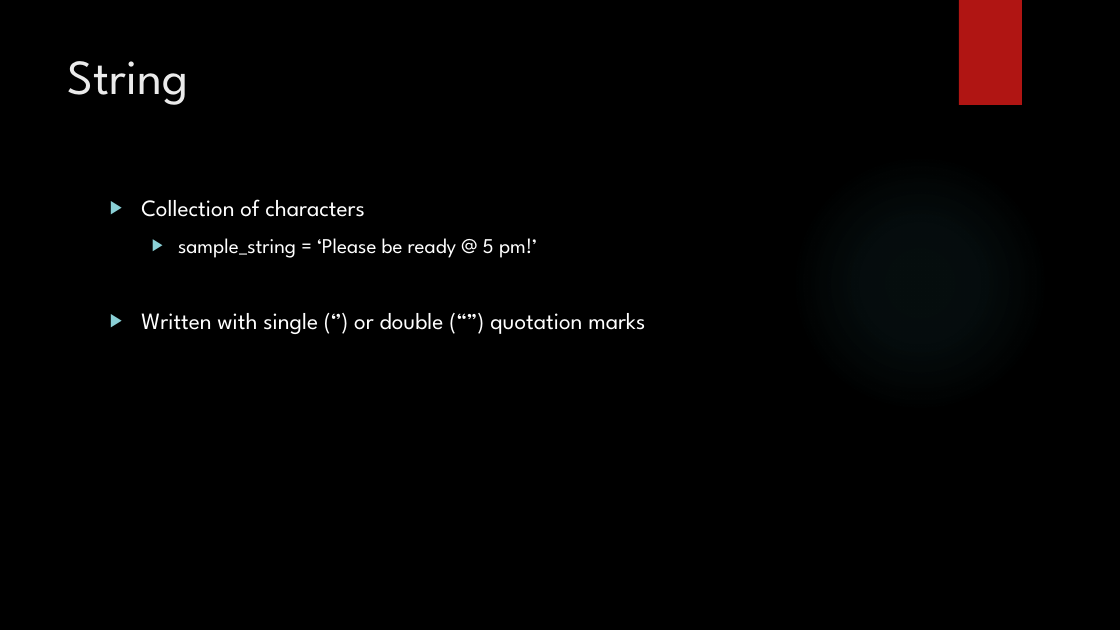
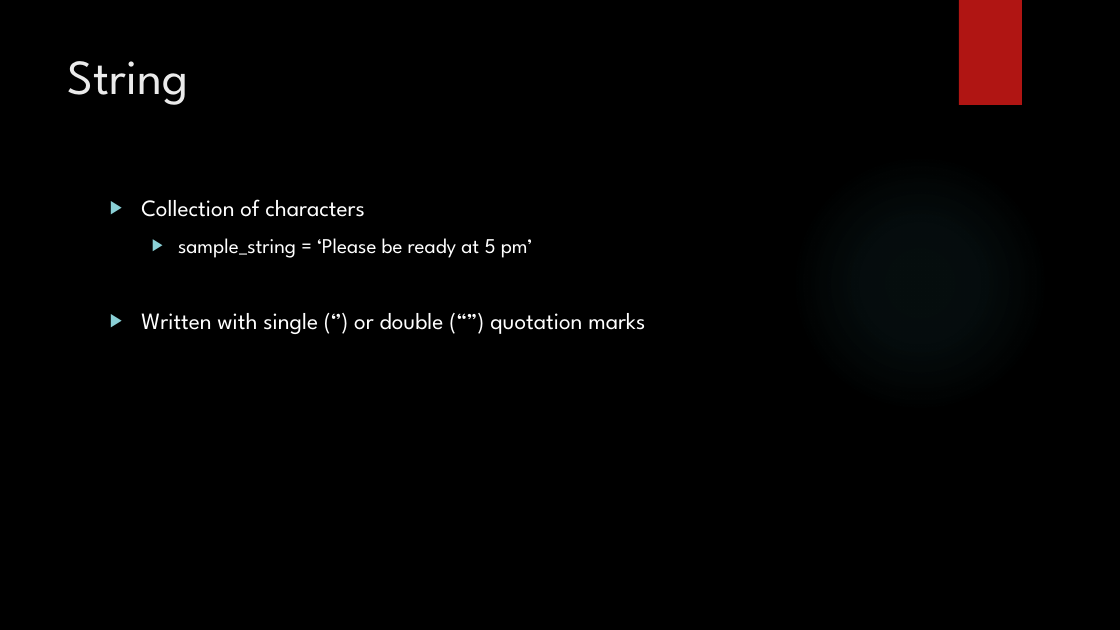
Before and after one commit to AthletiCoder/SPW, a slide deck: slide 4 of Lecture2/Teaching Presentation.pptx. Drawn at 1120x630 pixels with LibreOffice and Linux fonts; fonts in the diff are those of the drawing; background and template pictures are left out. Boxes give left, top, right and bottom in pixels: in the first picture for what was removed or moved away, otherwise in the second. Text is boxed around its words. In the diff, an @@ line names an element or a change of style, - is before the commit and + after.

```diff
--- a/Lecture2/Teaching Presentation.pptx
+++ b/Lecture2/Teaching Presentation.pptx
@@ text at <box>178,238,533,258</box>: text changed @@
-  ▶ sample_string = ‘Please be ready @ 5 pm!’
+  ▶ sample_string = ‘Please be ready at 5 pm’
```
Also in this commit, not shown: 7 other files.
